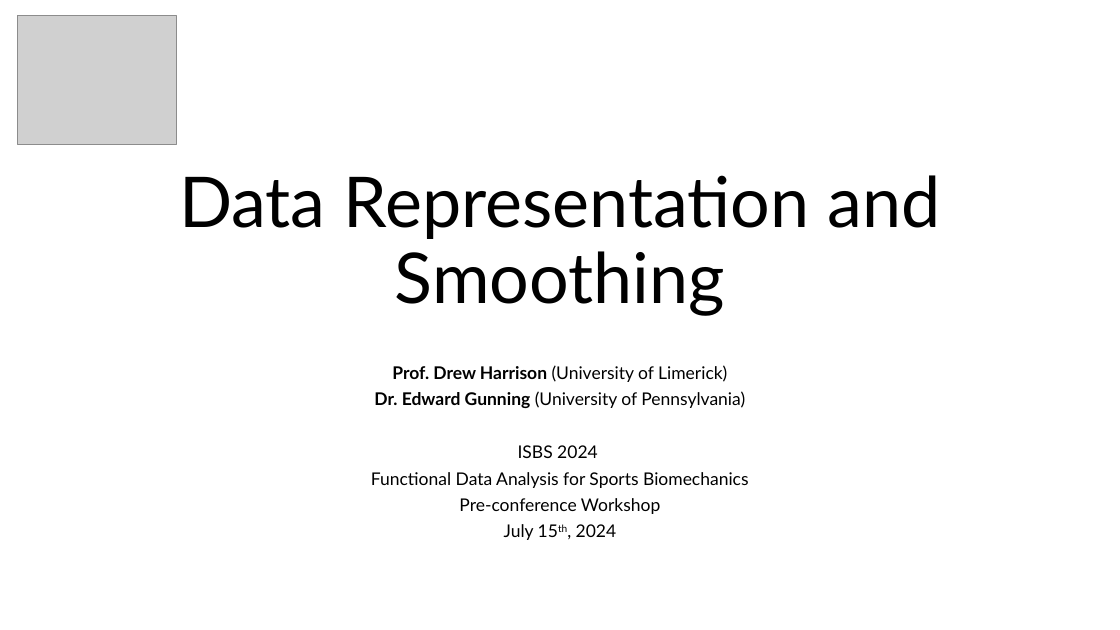
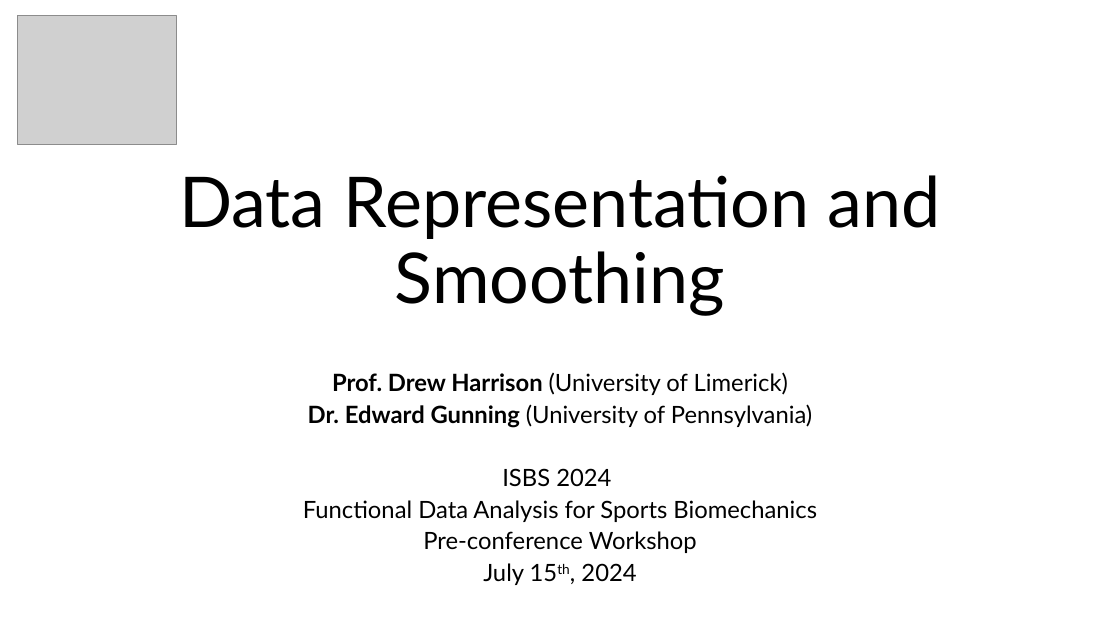
Before and after one commit to edwardgunning/ISBS-Short-Course, a slide deck: slide 1 of slides/02-smoothing.pptx. Drawn at 1120x630 pixels with LibreOffice and Linux fonts; fonts in the diff are those of the drawing; grey boxes stand for pictures; background and template pictures are left out. Boxes give left, top, right and bottom in pixels: in the first picture for what was removed or moved away, otherwise in the second. Text is boxed around its words. In the diff, an @@ line names an element or a change of style, - is before the commit and + after.

```diff
--- a/slides/02-smoothing.pptx
+++ b/slides/02-smoothing.pptx
@@ subtitle "Prof. Drew Harrison (University of ..." at bbox=[303, 372, 817, 585]: size 15 to 20.4 pt @@
```
Also in this commit, not shown: 6 slides added, 2 other files.
